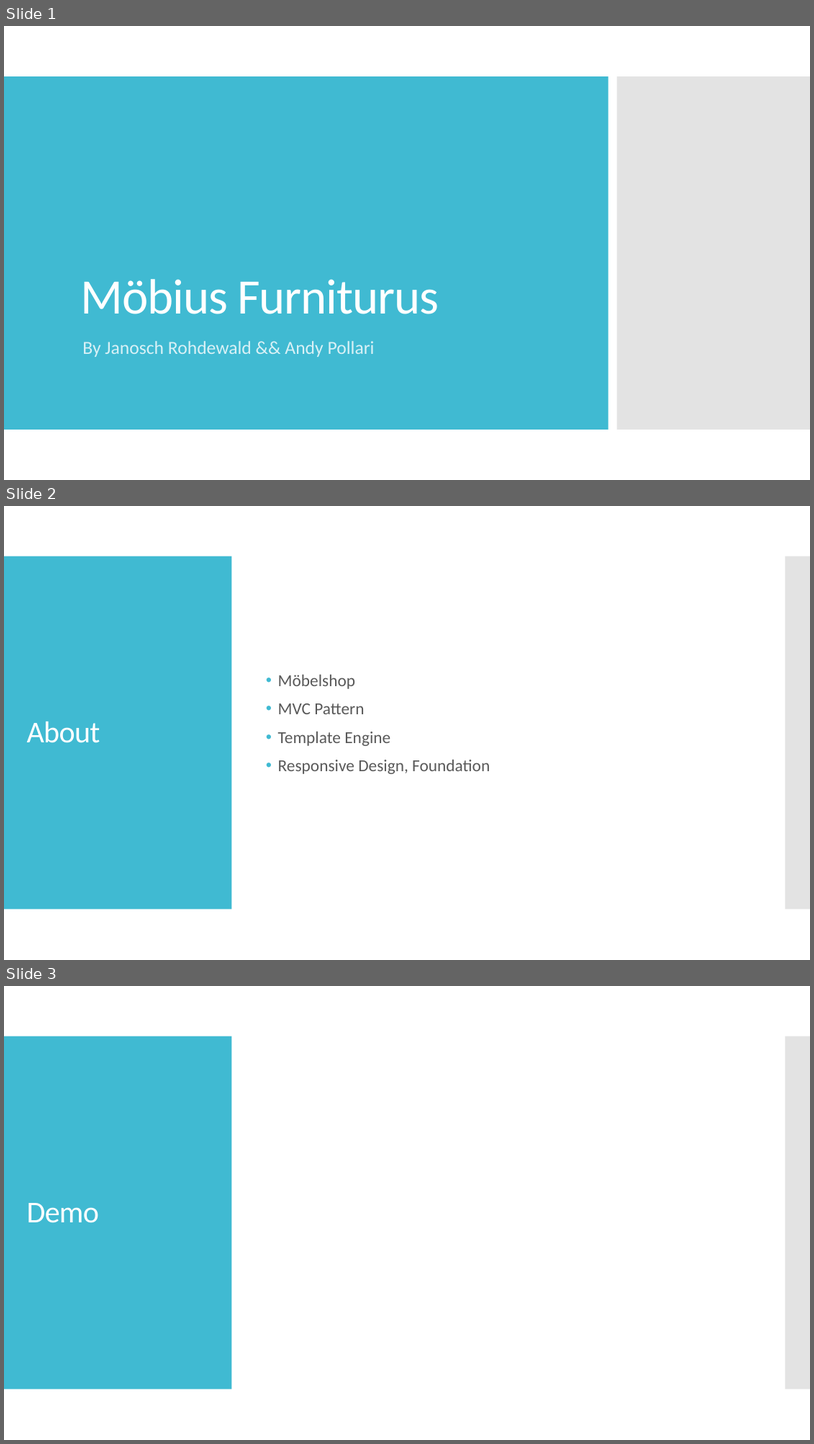
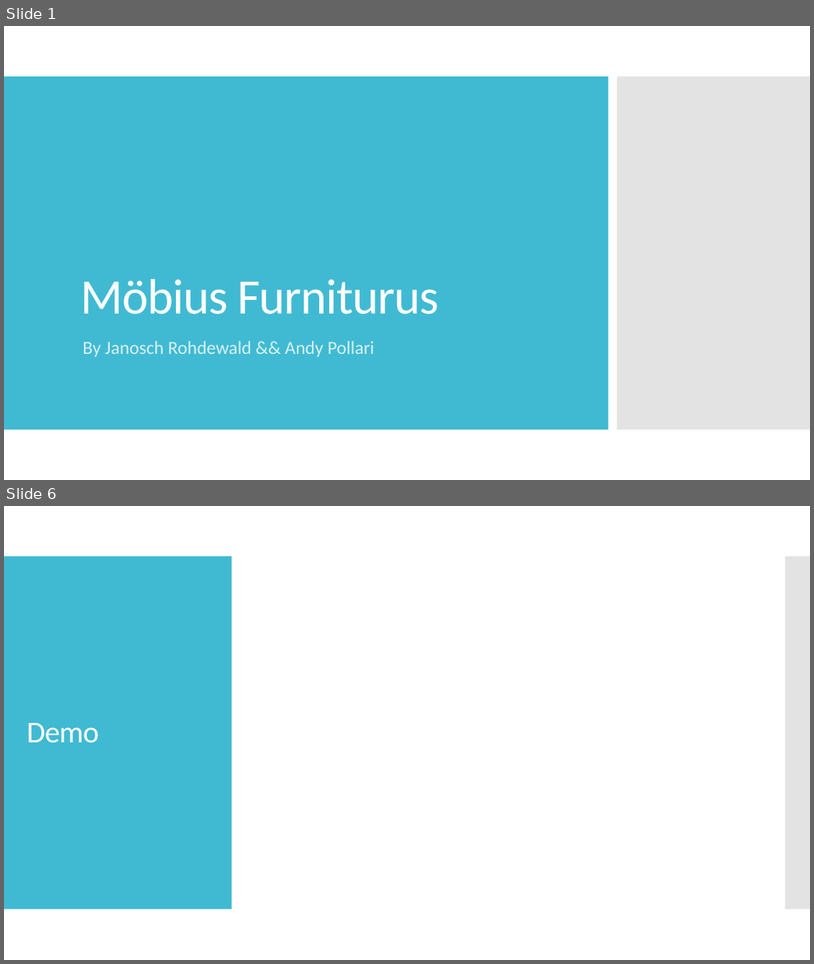
Before and after one commit to polandy/ch.bfh.bti7054.w2013.q.furnitureShop, a slide deck: doc/Möbius Furniturus.pptx. Shown one above the other, each under a label of ours: slides 1, 2 and 3 before the commit, slides 1 and 6 after it; the slides between them are not shown. The pictures are 814x1444 and 814x964 pixels, drawn with LibreOffice and Linux fonts; fonts in the diff are those of the drawing. Boxes give left, top, right and bottom in pixels: in the first picture for what was removed or moved away, otherwise in the second. Text is boxed around its words. In the diff, an @@ line names an element or a change of style, - is before the commit and + after.

```diff
--- a/doc/Möbius Furniturus.pptx
+++ b/doc/Möbius Furniturus.pptx
@@ slide 2 removed at (4, 506, 810, 960), background #FFFFFF; not listed: 2 template elements that a slide beside it also shows @@
@@ text removed at (278, 674, 490, 774) @@
-• Möbelshop
-• MVC Pattern
-• Template Engine
-• Responsive Design, Foundation
@@ title removed at (27, 721, 100, 743) @@
-About
@@ what was slide 3 is now slide 6 @@
```
Also in this commit, not shown: 4 slides added, 1 other file.
